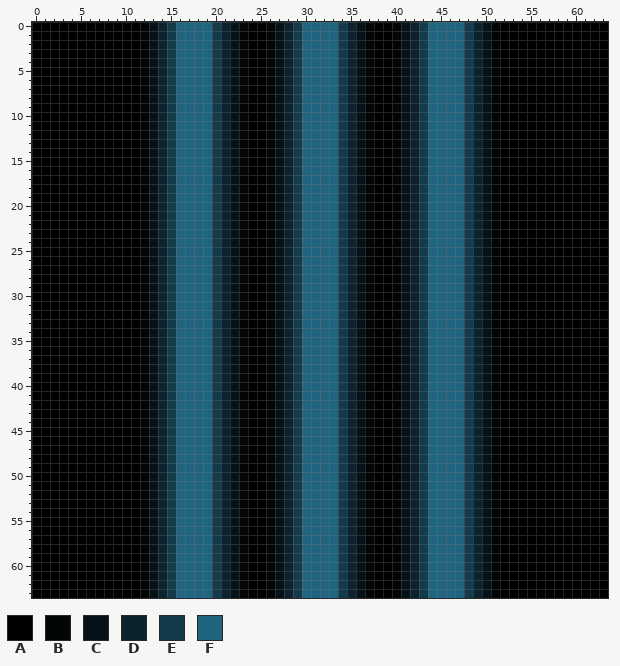
Two versions of one pixel-art sprite, 2DGameProject/Assets/Textures/set_01/floor/old/floor straight vertical.png. The picture above is the old version.
The file is 64x64 pixels. Pixels under 10% opacity are left out.
Palette (. is transparent): A #000000  B #020607  C #061217  D #0c232e  E #143b4c  F #21647f
And afterwards:
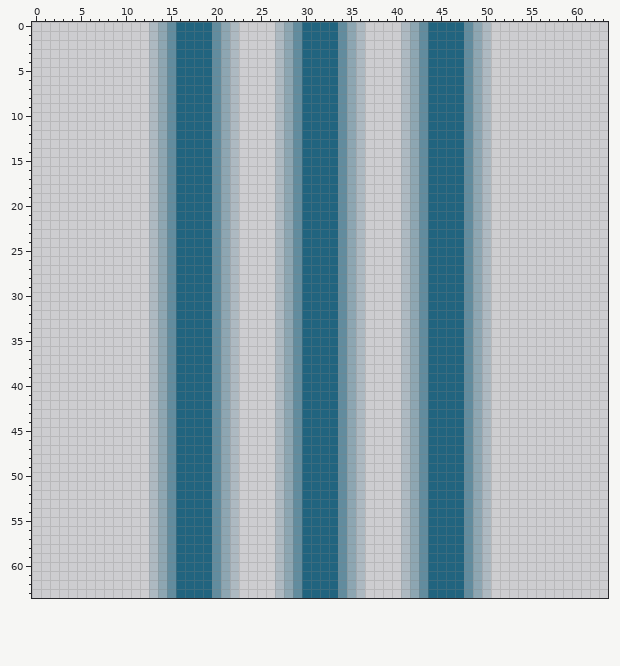
The commit says: Transparent FloorTiles
Difference:
colour C: #061217 -> #21647f30
colour D: #0c232e -> #21647f5f
colour E: #143b4c -> #21647f9e
Changed rows in their new state; - is a pixel that keeps its letter.
first column x 0:
 0 .............----------....----------....----------.............
 1 .............----------....----------....----------.............
 2 .............----------....----------....----------.............
 3 .............----------....----------....----------.............
 4 .............----------....----------....----------.............
 5 .............----------....----------....----------.............
 6 .............----------....----------....----------.............
 7 .............----------....----------....----------.............
 8 .............----------....----------....----------.............
 9 .............----------....----------....----------.............
10 .............----------....----------....----------.............
11 .............----------....----------....----------.............
12 .............----------....----------....----------.............
13 .............----------....----------....----------.............
14 .............----------....----------....----------.............
15 .............----------....----------....----------.............
16 .............----------....----------....----------.............
17 .............----------....----------....----------.............
18 .............----------....----------....----------.............
19 .............----------....----------....----------.............
20 .............----------....----------....----------.............
21 .............----------....----------....----------.............
22 .............----------....----------....----------.............
23 .............----------....----------....----------.............
24 .............----------....----------....----------.............
25 .............----------....----------....----------.............
26 .............----------....----------....----------.............
27 .............----------....----------....----------.............
28 .............----------....----------....----------.............
29 .............----------....----------....----------.............
30 .............----------....----------....----------.............
31 .............----------....----------....----------.............
32 .............----------....----------....----------.............
33 .............----------....----------....----------.............
34 .............----------....----------....----------.............
35 .............----------....----------....----------.............
36 .............----------....----------....----------.............
37 .............----------....----------....----------.............
38 .............----------....----------....----------.............
39 .............----------....----------....----------.............
40 .............----------....----------....----------.............
41 .............----------....----------....----------.............
42 .............----------....----------....----------.............
43 .............----------....----------....----------.............
44 .............----------....----------....----------.............
45 .............----------....----------....----------.............
46 .............----------....----------....----------.............
47 .............----------....----------....----------.............
48 .............----------....----------....----------.............
49 .............----------....----------....----------.............
50 .............----------....----------....----------.............
51 .............----------....----------....----------.............
52 .............----------....----------....----------.............
53 .............----------....----------....----------.............
54 .............----------....----------....----------.............
55 .............----------....----------....----------.............
56 .............----------....----------....----------.............
57 .............----------....----------....----------.............
58 .............----------....----------....----------.............
59 .............----------....----------....----------.............
60 .............----------....----------....----------.............
61 .............----------....----------....----------.............
62 .............----------....----------....----------.............
63 .............----------....----------....----------.............
Boxes around the changes in both pictures, in picture pixels (x1, y1, x2, y2):
changed: (32, 22, 302, 598)
changed: (338, 22, 428, 598)
changed: (464, 22, 608, 598)
